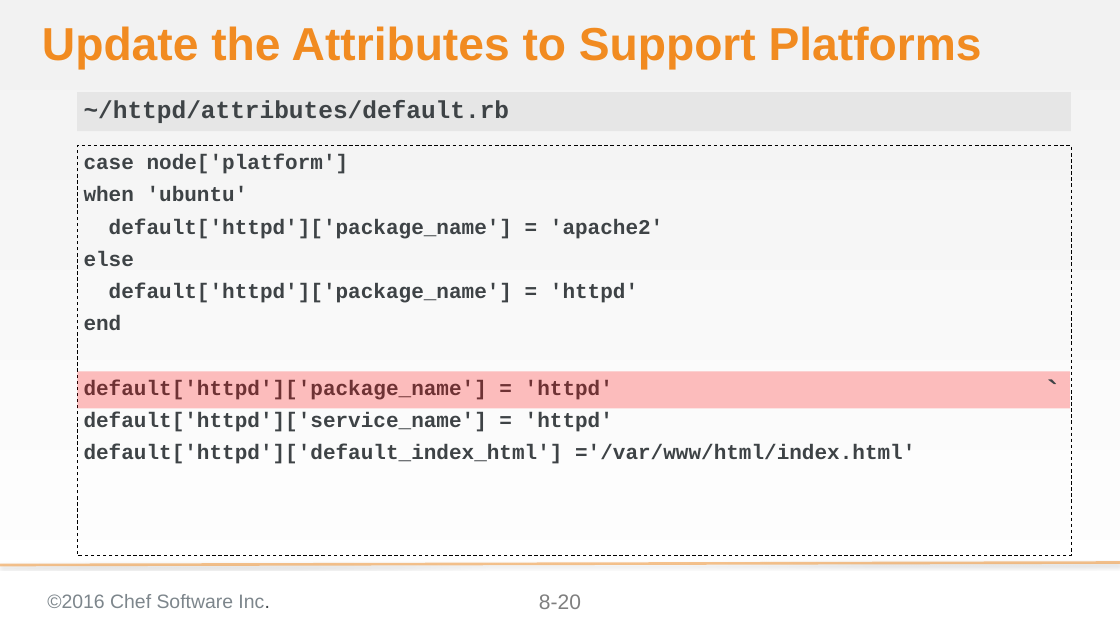
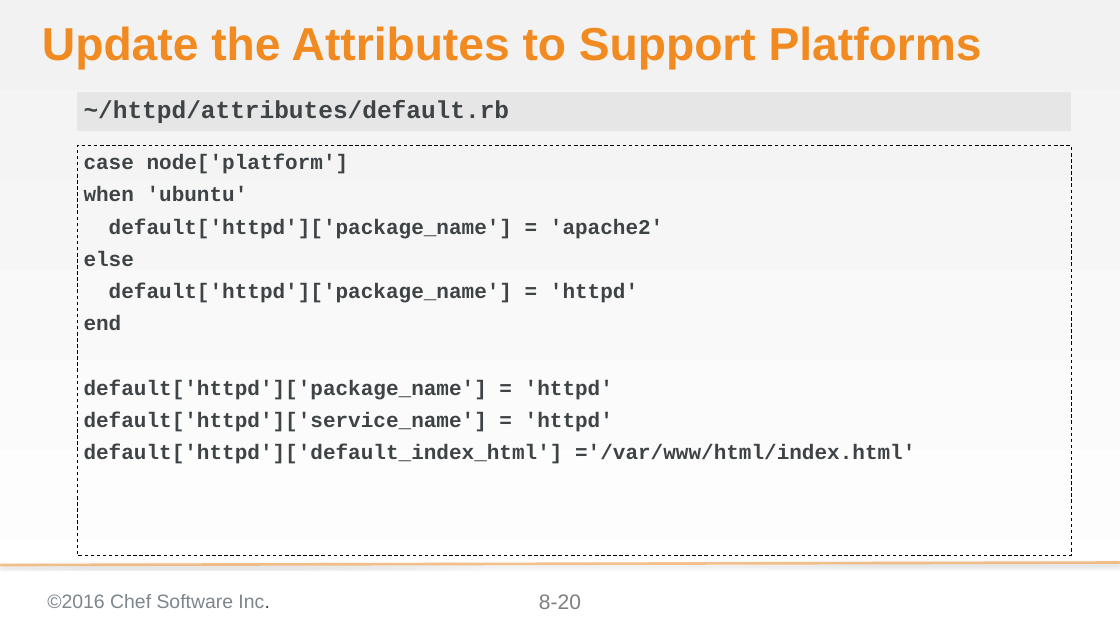
Before and after one commit to chef-training/test_driven_cookbook_development, a slide deck: slide 20 of 08-refactoring_for_multiple_platforms.pptx. Drawn at 1120x630 pixels with LibreOffice and Linux fonts; fonts in the diff are those of the drawing; background and template pictures are left out. Boxes give left, top, right and bottom in pixels: in the first picture for what was removed or moved away, otherwise in the second. Text is boxed around its words. In the diff, an @@ line names an element or a change of style, - is before the commit and + after.

```diff
--- a/08-refactoring_for_multiple_platforms.pptx
+++ b/08-refactoring_for_multiple_platforms.pptx
@@ text removed at (x1=77, y1=371, x2=1070, y2=408) @@
-`
```
Also in this commit, not shown: 1 other slide changed, 6 other files.
